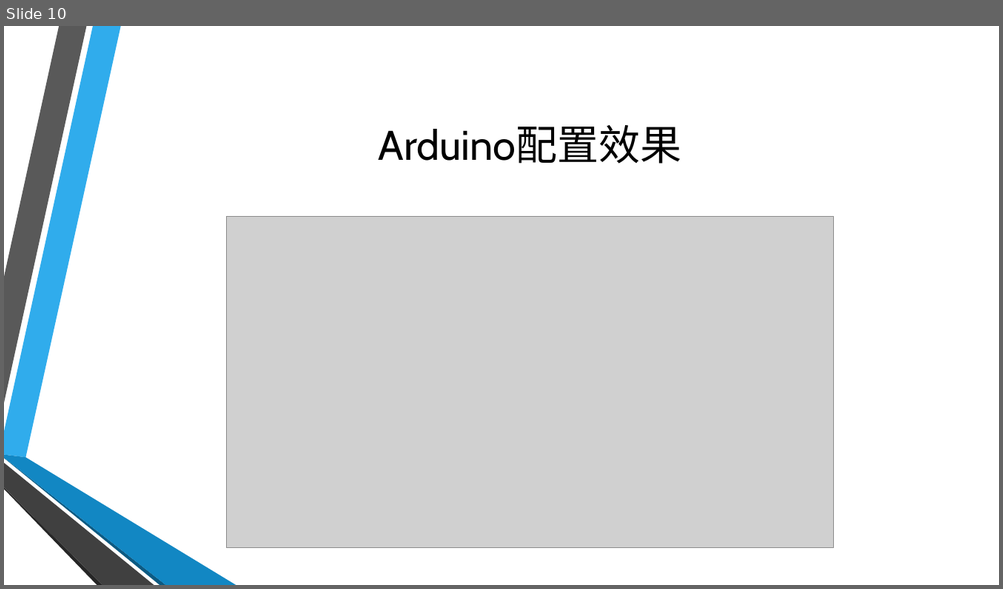
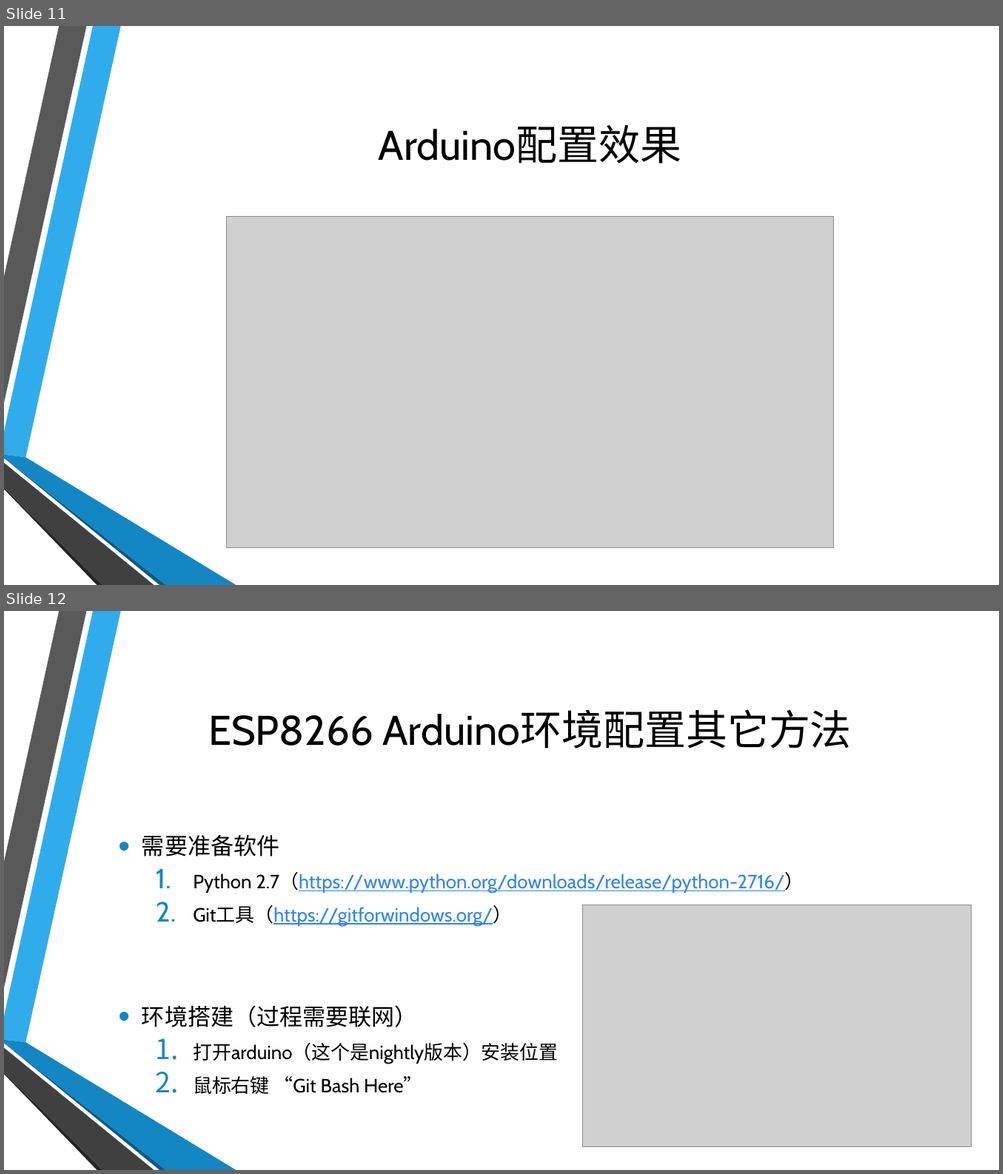
Before and after one commit to coco-hkk/arduino-courses, a slide deck: 0/0.pptx. Shown one above the other, each under a label of ours: slide 10 before the commit, slides 11 and 12 after it. The pictures are 1003x589 and 1003x1174 pixels, drawn with LibreOffice and Linux fonts; fonts in the diff are those of the drawing; grey boxes stand for pictures; background and template pictures are left out. Boxes give left, top, right and bottom in pixels: in the first picture for what was removed or moved away, otherwise in the second. Text is boxed around its words. In the diff, an @@ line names an element or a change of style, - is before the commit and + after.

```diff
--- a/0/0.pptx
+++ b/0/0.pptx
@@ slide 12 added at box(4, 611, 999, 1170), background picture (left out); not listed: 6 template elements that a slide beside it also shows @@
@@ title added at box(208, 710, 851, 749), 40 pt, text #000000 @@
+ESP8266 Arduino环境配置其它方法
@@ text added at box(142, 835, 803, 1094), 18.5 pt, text #000000 @@
+• 需要准备软件
+  1. Python 2.7（https://www.python.org/downloads/release/python-2716/）
+  2. Git工具（https://gitforwindows.org/）
+• 环境搭建（过程需要联网）
+  1. 打开arduino（这个是nightly版本）安装位置
+  2. 鼠标右键 “Git Bash Here”
@@ picture added at box(582, 906, 971, 1147) @@
@@ what was slide 10 is now slide 11 @@
```
Also in this commit, not shown: 4 other slides added, 5 other files.
